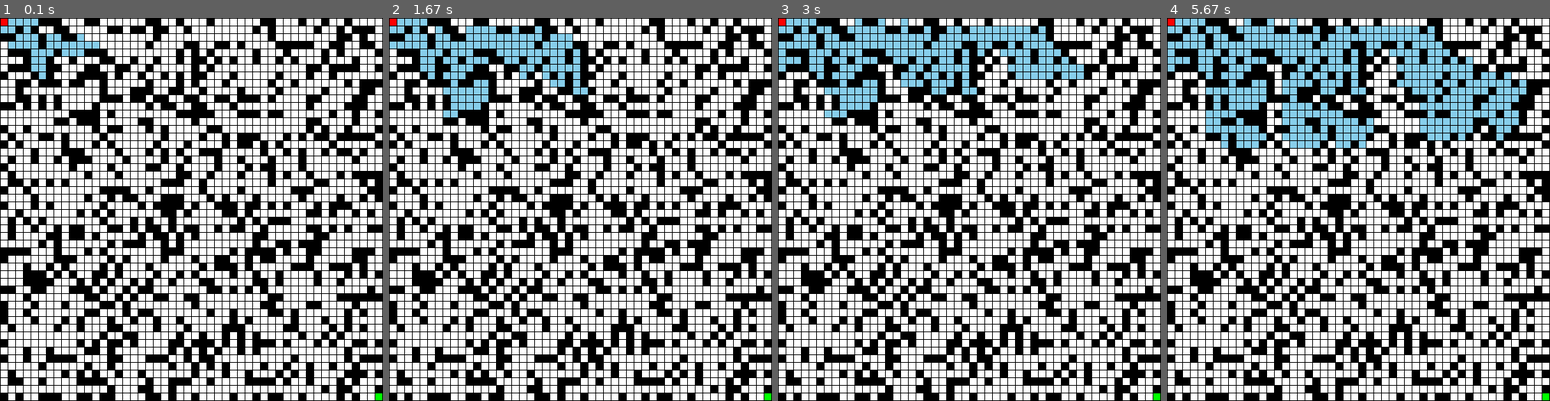
Above: before the commit, frames 1-4 (left to right).
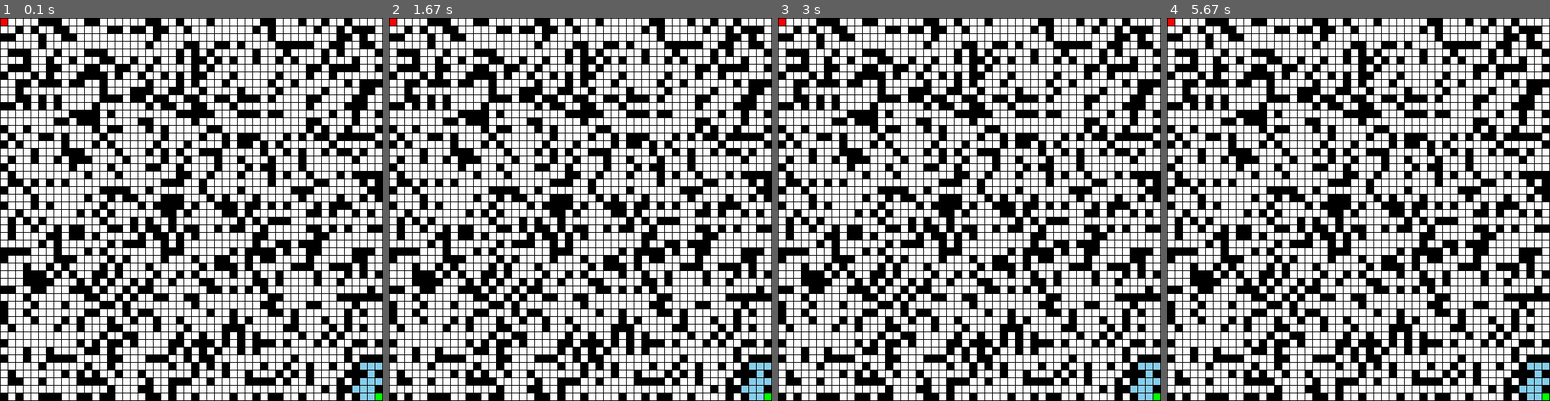
Above: after the commit, the same moments.

Repository: kushpatel97/CS-440_A_1
Game: pygame game, started from Pathfinder.py
The game is run twice, just before and just after one commit, with the same random seed, the same clock (stepped at 60 frames per second) and the same inputs.
Inputs:
- Up to frame 1 (0.1 s): no input
- Up to frame 2 (1.67 s): no input
- Up to frame 3 (3 s): no input
- Up to frame 4 (5.67 s): no input

The runs differ from the first frame. In frame 1, 1.5% of the frame differs, in the area x 0-100%, y 0-100%; in frame 2, 4.6%; in frame 3, 7.3%; in frame 4, 13%.

Commit message:
New forward and backward methods

Diff:
--- a/ForwardAStar.py
+++ b/ForwardAStar.py
@@ -6,9 +6,11 @@
 class ForwardAStar:
 
 
-    def __init__(self, gridSize, screen):
+    def __init__(self, gridSize, screen, start_state, goal_state):
         self.gridSize = gridSize
         self.screen = screen
+        self.start_state = start_state
+        self.goal_state = goal_state
         self.f = {}
         self.h = None
         self.g = set()
@@ -18,26 +20,26 @@
     def manhattanDistance(self, a, b):
         return (abs(a[0] - b[0]) + abs(a[1] - b[1]))
 
-    def show_forwards_astar(self, array, start, goal):
+    def show_forwards_astar(self, array):
         neighbors = [(0, 1), (0, -1), (1, 0), (-1, 0)]
 
         close_set = set()
 
         came_from = {}
 
-        gscore = {start: 0}
-
-        fscore = {start: self.manhattanDistance(start, goal)}
+        gscore = {self.start_state: 0}
+
+        fscore = {self.start_state: self.manhattanDistance(self.start_state, self.goal_state)}
 
         oheap = []
 
-        heappush(oheap, (fscore[start], start))
+        heappush(oheap, (fscore[self.start_state], self.start_state))
 
         while oheap:
             # print(oheap)
             current = heappop(oheap)[1]
             # print(current)
-            if current == goal:
+            if current == self.goal_state:
                 total_path = []
 
                 while current in came_from:
@@ -59,7 +61,7 @@
                 tentative_g_score = gscore[current] + self.manhattanDistance(current, neighbor)
 
 
-                self.h = self.manhattanDistance(current, goal)
+                self.h = self.manhattanDistance(current, self.goal_state)
 
 
                 if 0 <= neighbor[0] < self.gridSize:
@@ -82,7 +84,7 @@
 
                     came_from[neighbor] = current
                     gscore[neighbor] = tentative_g_score
-                    fscore[neighbor] = tentative_g_score + self.manhattanDistance(neighbor, goal)
+                    fscore[neighbor] = tentative_g_score + self.manhattanDistance(neighbor, self.goal_state)
                     pygame.draw.rect(self.screen, BLUE,
                                      [(MARGIN + WIDTH) * neighbor[1] + MARGIN, (MARGIN + HEIGHT) * neighbor[0] + MARGIN,
                                       WIDTH, HEIGHT])
@@ -94,26 +96,26 @@
         return False
 
 
-    def show_backwards_astar(self, array, goal, start):
+    def show_backwards_astar(self, array):
         neighbors = [(0, 1), (0, -1), (1, 0), (-1, 0)]
 
         close_set = set()
 
         came_from = {}
 
-        gscore = {start: 0}
-
-        fscore = {start: self.manhattanDistance(start, goal)}
+        gscore = {self.goal_state: 0}
+
+        fscore = {self.goal_state: self.manhattanDistance(self.goal_state, self.start_state)}
 
         oheap = []
 
-        heappush(oheap, (fscore[start], start))
+        heappush(oheap, (fscore[self.goal_state], self.goal_state))
 
         while oheap:
             # print(oheap)
             current = heappop(oheap)[1]
             # print(current)
-            if current == goal:
+            if current == self.start_state:
                 total_path = []
 
                 while current in came_from:
@@ -135,7 +137,7 @@
                 tentative_g_score = gscore[current] + self.manhattanDistance(current, neighbor)
 
 
-                self.h = self.manhattanDistance(current, goal)
+                self.h = self.manhattanDistance(current, self.start_state)
 
 
                 if 0 <= neighbor[0] < self.gridSize:
@@ -158,7 +160,7 @@
 
                     came_from[neighbor] = current
                     gscore[neighbor] = tentative_g_score
-                    fscore[neighbor] = tentative_g_score + self.manhattanDistance(neighbor, goal)
+                    fscore[neighbor] = tentative_g_score + self.manhattanDistance(neighbor, self.start_state)
                     pygame.draw.rect(self.screen, BLUE,
                                      [(MARGIN + WIDTH) * neighbor[1] + MARGIN, (MARGIN + HEIGHT) * neighbor[0] + MARGIN,
                                       WIDTH, HEIGHT])
--- a/Pathfinder.py
+++ b/Pathfinder.py
@@ -65,8 +65,9 @@
 
 pygame.display.flip()
 
-regAstar = ForwardAStar(ROWS, screen)
-regAstar.show_forwards_astar(grid, start_state, goal_state)
+regAstar = ForwardAStar(ROWS, screen, start_state, goal_state)
+# regAstar.show_forwards_astar(grid)
+regAstar.show_backwards_astar(grid)
 
 print(regAstar.getCloseList())
 print(regAstar.getG())
